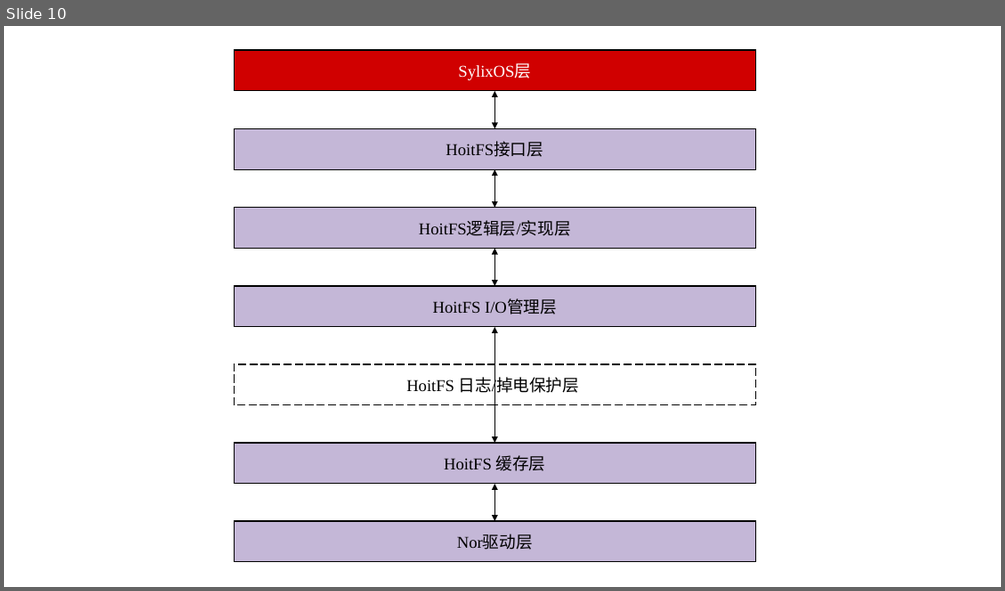
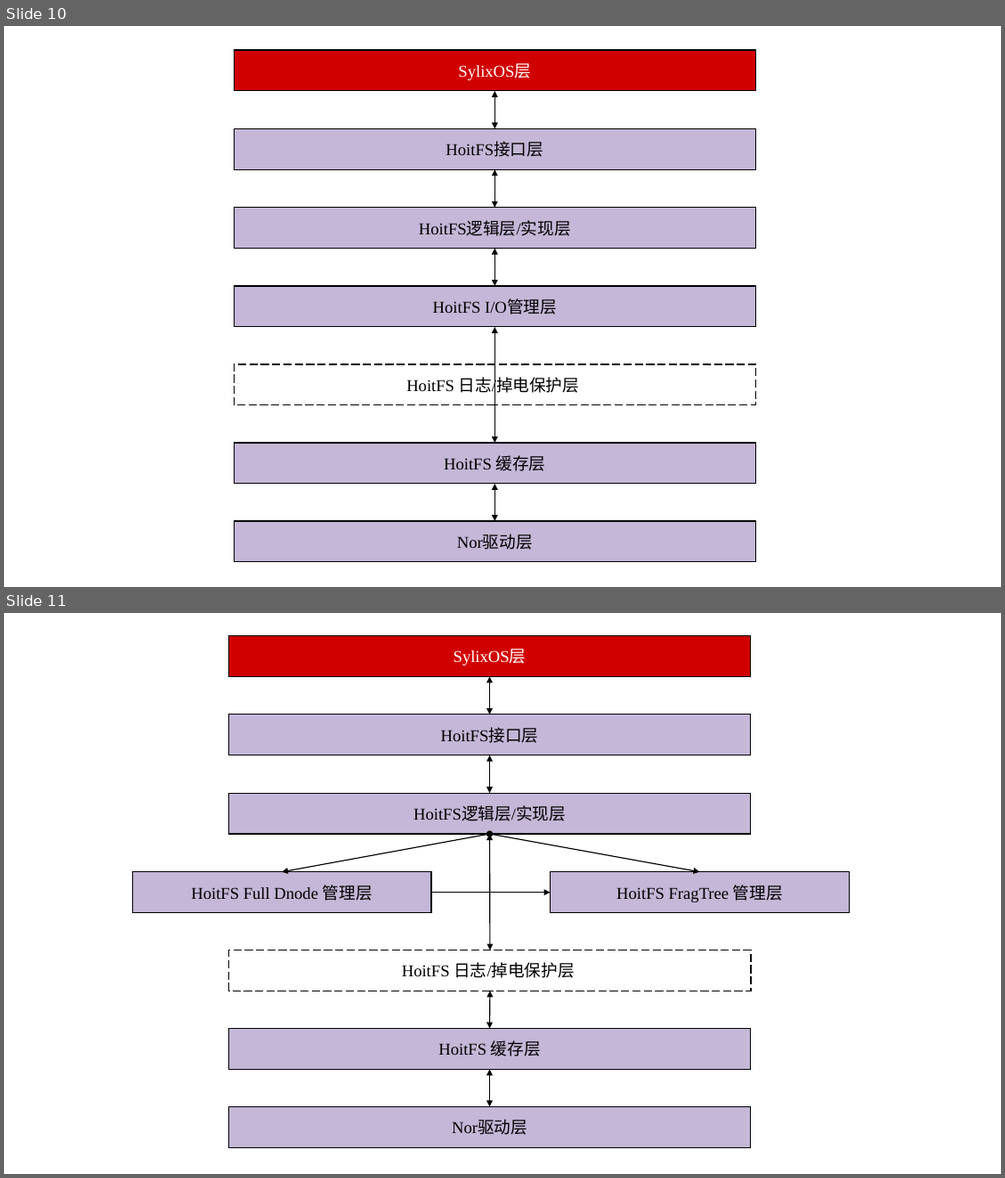
Before and after one commit to Hoit-23o2/HoitOS, a slide deck: Records/Files/绘图.pptx. Shown one above the other, each under a label of ours: slide 10 before the commit, slides 10 and 11 after it. The pictures are 1005x591 and 1005x1178 pixels, drawn with LibreOffice and Linux fonts; fonts in the diff are those of the drawing. Boxes give left, top, right and bottom in pixels: in the first picture for what was removed or moved away, otherwise in the second. Text is boxed around its words. In the diff, an @@ line names an element or a change of style, - is before the commit and + after.

```diff
--- a/Records/Files/绘图.pptx
+++ b/Records/Files/绘图.pptx
@@ slide 11 added at [4,613,1001,1174], background #FFFFFF @@
@@ rectangle added at [229,635,751,676], fill #D00000, outline #000000 1 pt, 16 pt, text #FFFFFF @@
+SylixOS层
@@ double arrow added from (489, 676) to (489, 714), #000000 1 pt @@
@@ rectangle added at [229,714,751,755], fill #C4B7D7, outline #000000 1 pt, 16 pt, text #000000 @@
+HoitFS接口层
@@ double arrow added from (489, 755) to (489, 793), #000000 1 pt @@
@@ rectangle added at [229,793,751,835], fill #C4B7D7, outline #000000 1 pt, 16 pt, text #000000 @@
+HoitFS逻辑层/实现层
@@ double arrow added from (489, 834) to (283, 872), #000000 1 pt @@
@@ double arrow added from (489, 834) to (490, 950), #000000 1 pt @@
@@ double arrow added from (699, 872) to (489, 834), #000000 1 pt @@
@@ rectangle added at [133,872,432,913], fill #C4B7D7, outline #000000 1 pt, 16 pt, text #000000 @@
+HoitFS Full Dnode 管理层
@@ rectangle added at [550,872,849,913], fill #C4B7D7, outline #000000 1 pt, 16 pt, text #000000 @@
+HoitFS FragTree 管理层
@@ arrow added from (431, 892) to (550, 892), #000000 1 pt @@
@@ rectangle added at [229,950,751,991], outline #000000 1 pt dashed, 16 pt, text #000000 @@
+HoitFS 日志/掉电保护层
@@ double arrow added from (490, 990) to (489, 1028), #000000 1 pt @@
@@ rectangle added at [229,1028,751,1070], fill #C4B7D7, outline #000000 1 pt, 16 pt, text #000000 @@
+HoitFS 缓存层
@@ double arrow added from (489, 1070) to (489, 1107), #000000 1 pt @@
@@ rectangle added at [229,1107,751,1148], fill #C4B7D7, outline #000000 1 pt, 16 pt, text #000000 @@
+Nor驱动层
```
Also in this commit, not shown: 7 other files.
